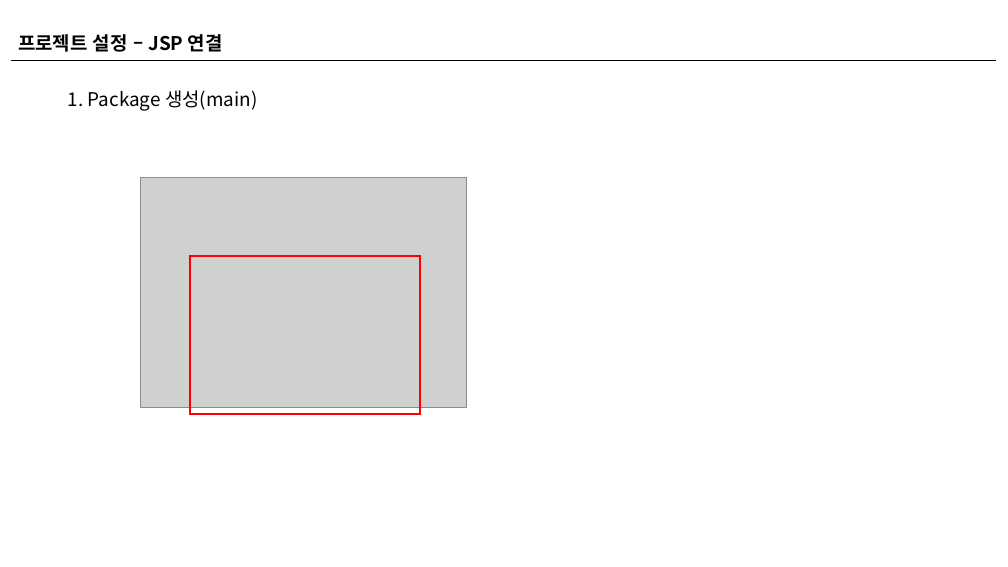
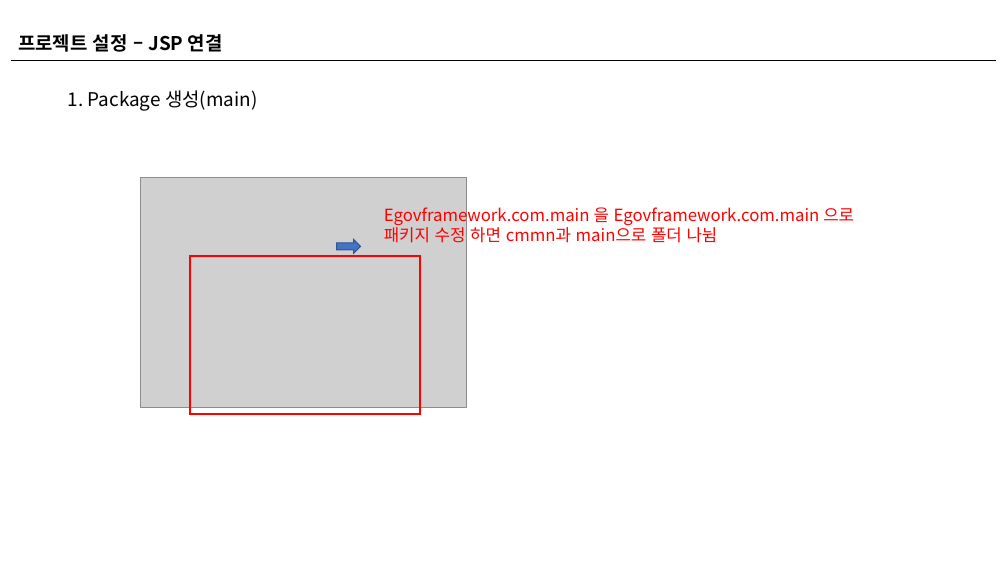
Before and after one commit to uzina88/DB-ppt, a slide deck: slide 21 of spring 설치 관련 자료/3. 전자정부프레임워크 설정.pptx. Drawn at 1008x567 pixels with LibreOffice and Linux fonts; fonts in the diff are those of the drawing; grey boxes stand for pictures. Boxes give left, top, right and bottom in pixels: in the first picture for what was removed or moved away, otherwise in the second. Text is boxed around its words. In the diff, an @@ line names an element or a change of style, - is before the commit and + after.

```diff
--- a/spring 설치 관련 자료/3. 전자정부프레임워크 설정.pptx
+++ b/spring 설치 관련 자료/3. 전자정부프레임워크 설정.pptx
@@ text added at (x1=384, y1=204, x2=854, y2=243), 16 pt, text #FF0000 @@
+Egovframework.com.main 을 Egovframework.com.main 으로
+패키지 수정 하면 cmmn과 main으로 폴더 나뉨
@@ right arrow added at (x1=337, y1=240, x2=361, y2=254), fill #4472C4, outline #325491 1 pt @@
```
Also in this commit, not shown: 4 other slides changed.
